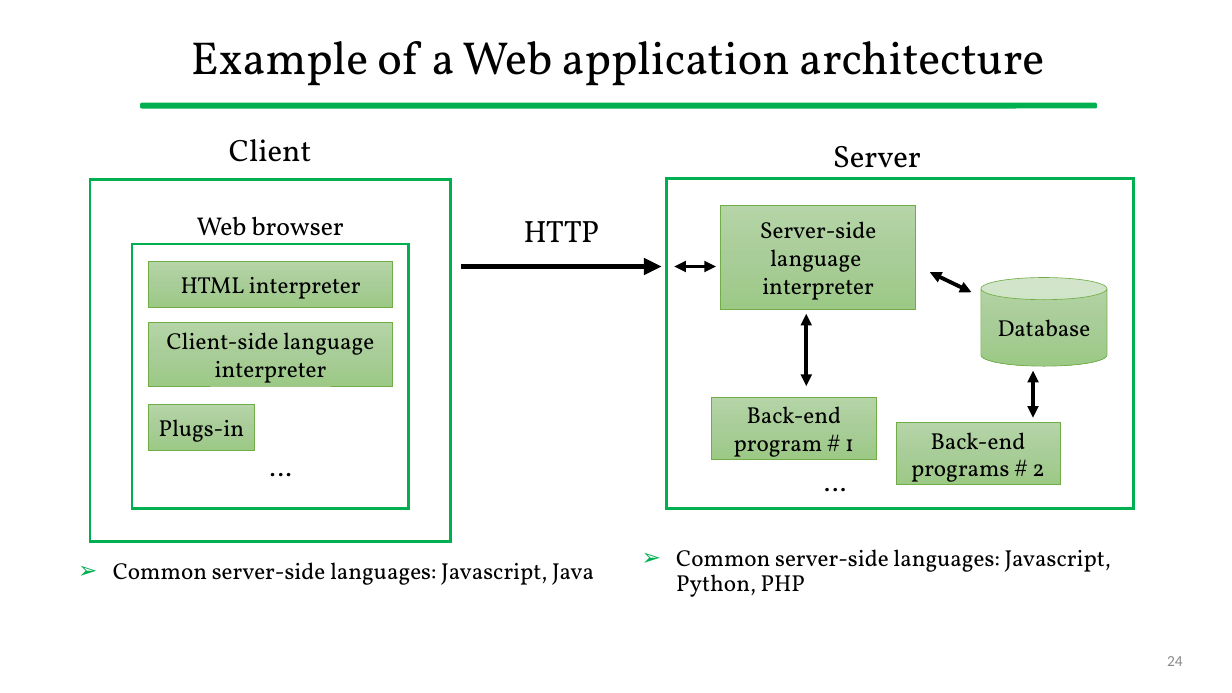
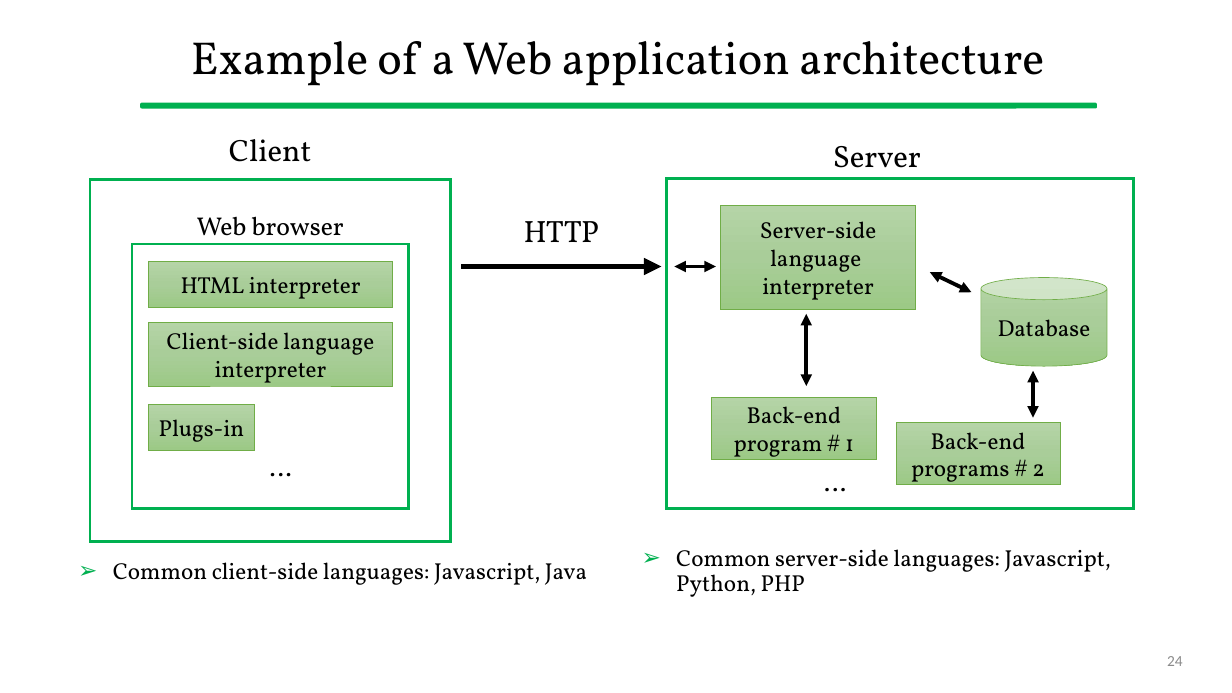
Before and after one commit to gcappon/bwthw, a slide deck: slide 24 of theory_05-http/theory_05-http.pptx. Drawn at 1232x693 pixels with LibreOffice and Linux fonts; fonts in the diff are those of the drawing. Boxes give left, top, right and bottom in pixels: in the first picture for what was removed or moved away, otherwise in the second. Text is boxed around its words. In the diff, an @@ line names an element or a change of style, - is before the commit and + after.

```diff
--- a/theory_05-http/theory_05-http.pptx
+++ b/theory_05-http/theory_05-http.pptx
@@ text at (113, 562, 587, 585): text changed @@
-➢ Common server-side languages: Javascript, Java
+➢ Common client-side languages: Javascript, Java
```
Also in this commit, not shown: 1 other slide changed, 5 other files.
